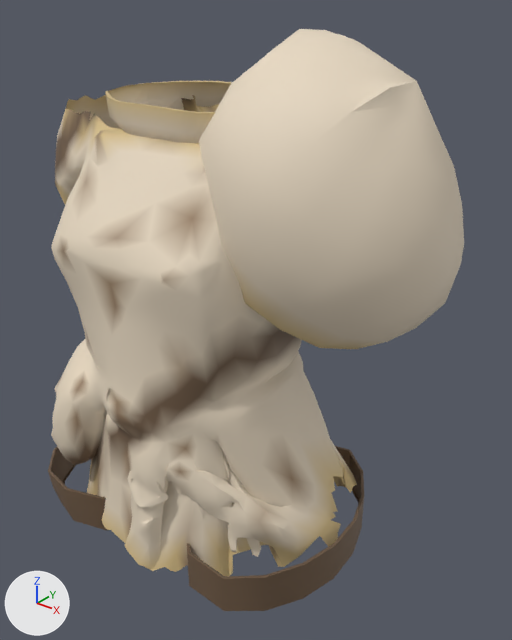
The glTF model assets_src/armor/aydor_1/leather_b_chest.glb as it was, and as the next commit left it.
One viewpoint serves both versions: a 50 mm lens placed at (0.603, -0.644, 1.59), pointed at (0.061, 0.033, 1.17). Every picture has the same lights, and +X, +Y and +Z are marked at lower left. The older version comes first. Vertices at exactly the same position are counted once.

The first picture shows 'leather_b_chest'.
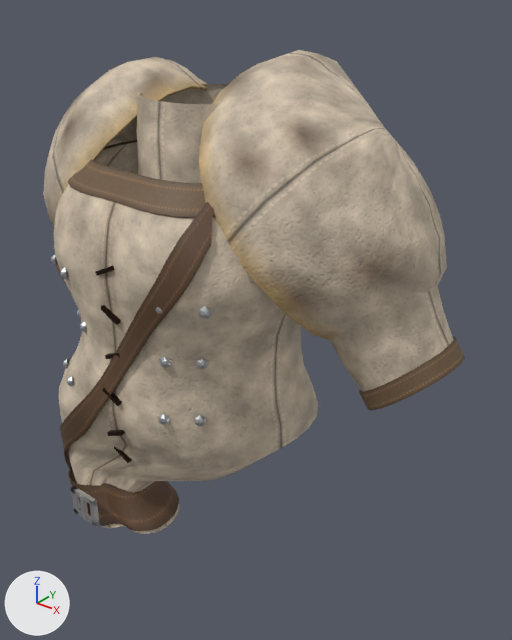
Location of each change, (x1, y1, x2, y2) in pixels of the pictures (512 x 640 px):
'leather_b_chest', surface changed, reshaped (17% shorter)
    before: (48, 29, 464, 611)
    after: (43, 50, 465, 534)
part 1 of me_leather_b_chest, added
    after: (80, 495, 88, 520)
part 2 of me_leather_b_chest, rebuilt
    before: (51, 95, 357, 576)
    after: (54, 142, 318, 534)
part 3 of me_leather_b_chest, rebuilt (6% narrower, 9% shorter)
    before: (199, 29, 464, 349)
    after: (199, 50, 447, 341)
part 4 of me_leather_b_chest, rebuilt
    before: (105, 81, 232, 143)
    after: (136, 84, 229, 183)
part 5 of me_leather_b_chest, built on
    before: (48, 446, 364, 611)
    after: (43, 57, 465, 531)

Edits to the bpy script that builds the scene:
```text
Add img_strap_n_png:
    img_strap_n_png = load_image('strap_n.png', '../textures/strap_n.png', 128, 64, 'Non-Color')
Add img_strap_c_png:
    img_strap_c_png = load_image('strap_c.png', '../textures/strap_c.png', 128, 64, 'sRGB')
Add img_strap_orm_png:
    img_strap_orm_png = load_image('strap_orm.png', '../textures/strap_orm.png', 128, 64, 'Non-Color')
Add img_leather_c_png:
    img_leather_c_png = load_image('leather_c.png', '../textures/leather_c.png', 256, 256, 'sRGB')
Add img_leather_orm_png:
    img_leather_orm_png = load_image('leather_orm.png', '../textures/leather_orm.png', 256, 256, 'Non-Color')
Add img_leather_n_png:
    img_leather_n_png = load_image('leather_n.png', '../textures/leather_n.png', 256, 256, 'Non-Color')
Change mat_leather:
    remove # nodes: BsdfPrincipled, OutputMaterial, VertexColor
    nodes: BsdfPrincipled, Mix, NormalMap, OutputMaterial, SeparateColor, TexImage x3, VertexColor
    uses the picture img_leather_c_png
    uses the picture img_leather_n_png
    uses the picture img_leather_orm_png
Add mat_strap:
    mat_strap = bpy.data.materials.new('strap')
    # uses the picture img_strap_c_png
    # uses the picture img_strap_n_png
    # uses the picture img_strap_orm_png
Add mat_iron:
    mat_iron = bpy.data.materials.new('iron')
    mat_iron.use_nodes = True; mat_iron.node_tree.nodes.clear()
    _N = mat_iron.node_tree.nodes; _L = mat_iron.node_tree.links
    n0 = _N.new('ShaderNodeBsdfPrincipled'); n0.name = 'Principled BSDF'
    n0.inputs[1].default_value = 1.0  # 'Metallic'
    n0.inputs[2].default_value = 0.48  # 'Roughness'
    n1 = _N.new('ShaderNodeOutputMaterial'); n1.name = 'Material Output'
    n2 = _N.new('ShaderNodeVertexColor'); n2.name = 'Color Attribute'
    _L.new(n0.outputs[0], n1.inputs[0])  # 'BSDF' to 'Surface'
    _L.new(n2.outputs[0], n0.inputs[0])  # 'Color' to 'Base Color'
Change me_leather_b_chest:
    used by ob_leather_b_chest; location = (0.0, 0.0, 0.0)
    remove me_leather_b_chest.from_pydata(...)  # 2233 vertices, 3963 faces; spans x -0.28..0.324, y -0.185..0.196, z 0.867..1.537
    add me_leather_b_chest.from_pydata(...)  # 2694 vertices, 4688 faces; spans x -0.345..0.346, y -0.187..0.178, z 0.892..1.512
    me_leather_b_chest part 1: a new loose piece, a box spanning x -0.0764..-0.0704, y -0.1874..-0.1814, z 0.9019..0.9412, in mat_iron
    me_leather_b_chest part 2: the loose piece of 1792 vertices spanning x -0.28..0.283, y -0.185..0.165, z 0.87..1.44 is rebuilt with 720 vertices and now spans x -0.178..0.167, y -0.179..0.162, z 0.892..1.388
    me_leather_b_chest part 3: the loose piece of 161 vertices spanning x 0.023..0.324, y -0.117..0.185, z 1.19..1.537 is rebuilt with 199 vertices and now spans x 0.03..0.306, y -0.108..0.178, z 1.19..1.512
    me_leather_b_chest part 4: the loose piece of 140 vertices spanning x -0.161..0.159, y -0.075..0.196, z 1.364..1.46 is rebuilt with 256 vertices and now spans x -0.096..0.096, y -0.072..0.104, z 1.355..1.464
    me_leather_b_chest part 5: 140 vertices removed from x -0.235..0.244, y -0.18..0.157, z 0.867..0.926; 1511 vertices added at x -0.345..0.346, y -0.185..0.162, z 0.896..1.495
    add me_leather_b_chest.materials.append(mat_iron)
    add me_leather_b_chest.materials.append(mat_strap)
```
